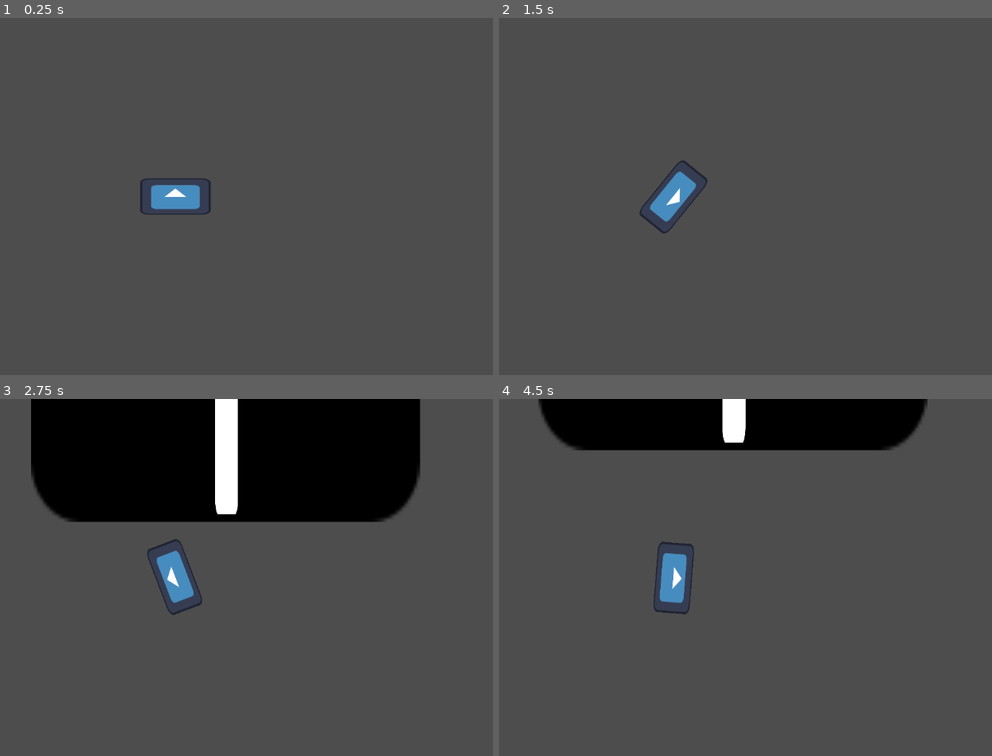
Above: before the commit, frames 1-4 (two rows, left to right).
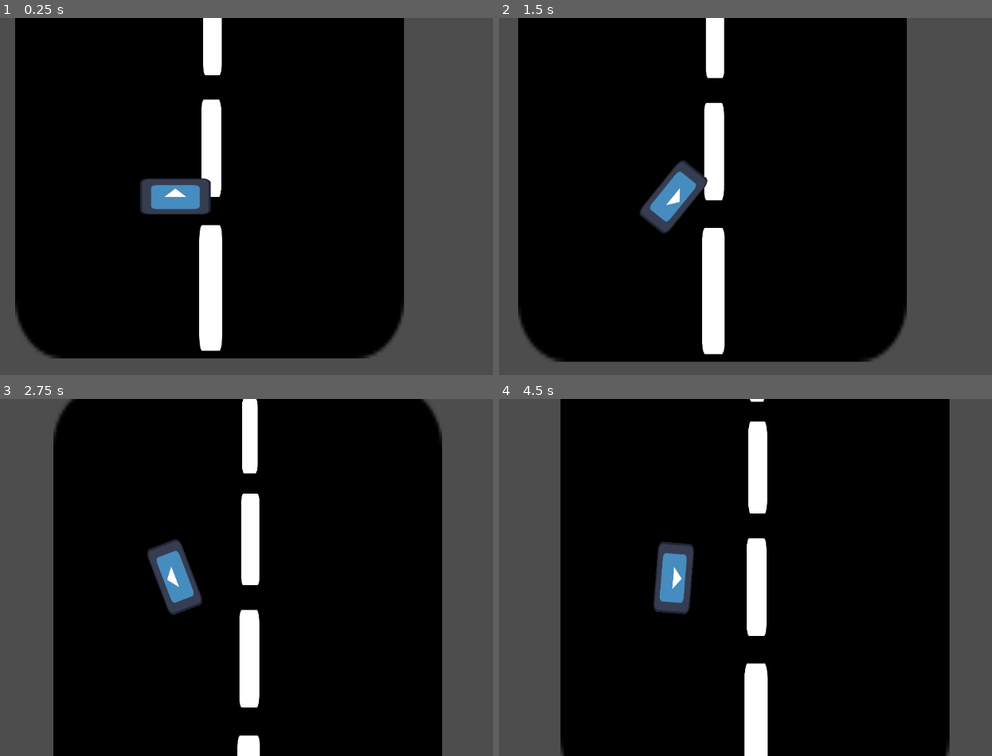
Above: after the commit, the same moments.

Repository: prakhar-gamer/NightTimeRacer
Game: Godot game, scene res://scenes/main.tscn
Same seed, same stepped clock (60 frames per second), same inputs: the game is played once before the commit and once after it. The engine's default icon, where the game draws it, is replaced by a stand-in: a white triangle on a blue panel in a dark square.
Inputs:
- Up to frame 1 (0.25 s): no input
- Up to frame 2 (1.5 s): tap Enter at 0.5 s; hold D (right) 0.53-1.28 s; hold S (down) from 1.28 s (still down)
- Up to frame 3 (2.75 s): release S (down) at 2.03 s; hold D (right) from 2.03 s (still down)
- Up to frame 4 (4.5 s): release D (right) at 2.78 s; hold W (forward) 2.78-3.53 s; hold A (left) from 3.53 s (still down)

The runs differ from the first frame. In frame 1, 73% of the frame differs, in the area x 3-82%, y 0-96%; in frame 2, 74%, in the area x 3-83%, y 0-97%; in frame 3, 56%; in frame 4, 69%.
Error before the commit: Parse Error: Unindent doesn't match the previous indentation level. (res://Scripts/roads/roadManager.gd:42)

Commit message:
Added full infinity road

Diff:
--- a/Scripts/EventManager/EventManagerInfinity.gd
+++ /dev/null
@@ -1,5 +0,0 @@
-extends Node
-
-signal leftRoad1
-signal leftRoad2
-signal leftRoad3
--- a/Scripts/roads/road.gd
+++ b/Scripts/roads/road.gd
@@ -25,5 +25,5 @@
 
 func get_top_position() -> float:
 	var street = $Streeet
-	var half_height = (street.texture.get_height() * street.scale.y) / 2.0
-	return street.global_position.y-half_height
+	var height = (street.texture.get_height() * street.scale.y)
+	return position.y-height
--- a/Scripts/roads/roadManager.gd
+++ b/Scripts/roads/roadManager.gd
@@ -4,6 +4,9 @@
 @onready var infiniteRoad = $"."
 var roads = []
 var relocateRoad = []
+
+
+var lastResult
 
 # Called when the node enters the scene tree for the first time.
 func _ready() -> void:
@@ -15,28 +18,59 @@
 
 # Called every frame. 'delta' is the elapsed time since the previous frame.
 func _process(delta: float) -> void:
-	roadCache()
+	passedRoads()
+	roadSort()
 	pass
 
-func roadCache():
+#makes a cache of all the roads
+#done
+func passedRoads():
+	lastResult = relocateRoad.duplicate()
 	for i in range(roads.size()):
 		var road = roads[i]
-		if road.get_meta("position") == "bottom" && road.bodyExited == true:
-			relocateRoad.append(road)
-			road.bodyExited = false
-			road.set_meta("position", "top")
-			var newBottom = roads[(i+1) % roads.size()]
-			newBottom.set_meta("position", "bottom")
-			var newMiddle = roads[(i+2) % roads.size()]
-			newMiddle.set_meta("position", "middle")
-			var newHeight = newMiddle.get_top_position()
-			road.position.y = int(newHeight)
-			print("updated")
+		if road.bodyExited == true:
+			if not relocateRoad.has(road):
+				relocateRoad.append(road)
+		pass
 	pass
+	if relocateRoad != lastResult:
+		print(relocateRoad)
 
+#need to remove only the bottom from the relocate road and update middle to be new bottom
 func roadSort():
 	if relocateRoad.size() == 2:
-			var road = relocateRoad[2]
-			var toproad = relocateRoad[(i+2) % relocateRoad.size()]
-			var newHeight = toproad.get_top_height()
+		var bottomRoad
+		var middleRoad
+		var topRoad
+		for road in roads:
+			if road.get_meta("position")=="bottom":
+				bottomRoad = road
+			if road.get_meta("position")=="middle":
+				middleRoad = road
+			if road.get_meta("position") == "top":
+				topRoad = road
+		var newYPos = topRoad.get_top_position()
+		bottomRoad.position.y = newYPos-40
+		bottomRoad.bodyExited = false
+		bottomRoad.set_meta("position", "top")
+		topRoad.set_meta("position", "middle")
+		middleRoad.set_meta("position", "bottom")
+		relocateRoad.erase(bottomRoad)
 		pass
+
+
+
+#func roadCache():
+	#for i in range(roads.size()):
+		#var road = roads[i]
+		#if road.get_meta("position") == "bottom" && road.bodyExited == true:
+			#relocateRoad.append(road)
+			#road.bodyExited = false
+			#road.set_meta("position", "top")
+			#var newBottom = roads[(i+1) % roads.size()]
+			#newBottom.set_meta("position", "bottom")
+			#var newMiddle = roads[(i+2) % roads.size()]
+			#newMiddle.set_meta("position", "middle")
+			#var newHeight = newMiddle.get_top_position()
+			#print("updated")
+	#pass
--- a/scenes/main.tscn
+++ b/scenes/main.tscn
@@ -12,5 +12,5 @@
 
 [node name="InfiniteRoad" parent="." unique_id=1104710957 instance=ExtResource("2_0wfyh")]
 z_index = -1
-position = Vector2(-13, -663)
+position = Vector2(18, -908)
 metadata/_edit_lock_ = true
--- a/scenes/road.tscn
+++ b/scenes/road.tscn
@@ -14,7 +14,7 @@
 script = ExtResource("1_fy6l0")
 
 [node name="Road1" type="Node2D" parent="." unique_id=1071703455 groups=["Road"]]
-position = Vector2(3, -1749)
+position = Vector2(17, 892)
 script = ExtResource("2_fy6l0")
 metadata/position = &"bottom"
 metadata/_edit_group_ = true
@@ -70,7 +70,7 @@
 shape = SubResource("RectangleShape2D_ekj83")
 
 [node name="Road2" type="Node2D" parent="." unique_id=185081000 groups=["Road"]]
-position = Vector2(8, 17)
+position = Vector2(20, 9)
 script = ExtResource("2_fy6l0")
 metadata/_edit_group_ = true
 metadata/position = &"middle"
@@ -125,7 +125,7 @@
 shape = SubResource("RectangleShape2D_ekj83")
 
 [node name="Road3" type="Node2D" parent="." unique_id=1885463865 groups=["Road"]]
-position = Vector2(-1, -866)
+position = Vector2(16, -869)
 script = ExtResource("2_fy6l0")
 metadata/_edit_group_ = true
 metadata/position = &"top"
@@ -182,6 +182,6 @@
 [connection signal="body_exited" from="Road1/ExitRoad" to="Road1" method="_on_exit_road_body_exited"]
 [connection signal="body_entered" from="Road1/EnterRoad" to="Road1" method="_on_enter_road_body_entered"]
 [connection signal="body_exited" from="Road2/ExitRoad" to="Road2" method="_on_exit_road_body_exited"]
-[connection signal="body_entered" from="Road2/EnterRoad" to="Road1" method="_on_enter_road_body_entered"]
-[connection signal="body_exited" from="Road3/ExitRoad" to="Road1" method="_on_exit_road_body_exited"]
-[connection signal="body_entered" from="Road3/EnterRoad" to="Road1" method="_on_enter_road_body_entered"]
+[connection signal="body_entered" from="Road2/EnterRoad" to="Road2" method="_on_enter_road_body_entered"]
+[connection signal="body_exited" from="Road3/ExitRoad" to="Road3" method="_on_exit_road_body_exited"]
+[connection signal="body_entered" from="Road3/EnterRoad" to="Road3" method="_on_enter_road_body_entered"]
Not shown, removed: Scripts/EventManager/EventManagerInfinity.gd.uid
